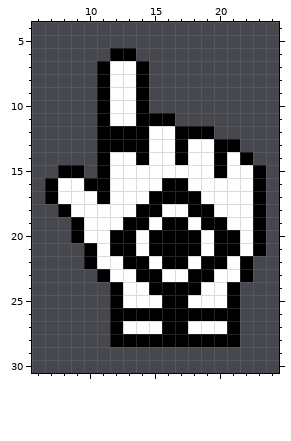
Pixel-art sprite, stored at src/hand2.png. Above, as it was before the edit.
The file is 32x32 pixels. Shown: x 6..24, y 4..30.
New version:
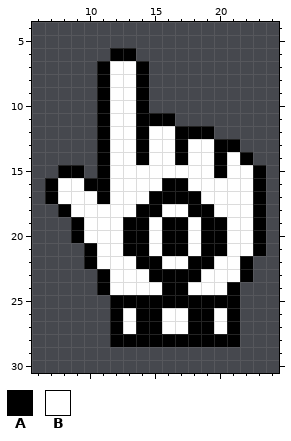
Palette (. is transparent): A #000000  B #ffffff
From old to new:
{"y":12,"x":12,"old":"AA","new":"BB"}
{"y":13,"x":12,"old":"AA","new":"BB"}
{"y":20,"x":12,"old":"A","new":"B"}
{"y":20,"x":14,"old":"BA","new":"AB"}
{"y":20,"x":18,"old":"AB","new":"BA"}
{"y":20,"x":21,"old":"A","new":"B"}
{"y":21,"x":12,"old":"A","new":"B"}
{"y":21,"x":14,"old":"BA","new":"AB"}
{"y":21,"x":18,"old":"AB","new":"BA"}
{"y":21,"x":21,"old":"A","new":"B"}
{"y":22,"x":13,"old":"A","new":"B"}
{"y":22,"x":15,"old":"BAAB","new":"ABBA"}
{"y":22,"x":20,"old":"A","new":"B"}
{"y":23,"x":14,"old":"A","new":"B"}
{"y":23,"x":16,"old":"BB","new":"AA"}
{"y":23,"x":19,"old":"A","new":"B"}
{"y":24,"x":11,"old":".A","new":"AB"}
{"y":24,"x":15,"old":"A","new":"B"}
{"y":24,"x":18,"old":"A","new":"B"}
{"y":25,"x":13,"old":"BBB","new":"AAA"}
{"y":25,"x":18,"old":"BBB","new":"AAA"}
{"y":26,"x":13,"old":"A","new":"B"}
{"y":26,"x":16,"old":"AA","new":"BB"}
{"y":26,"x":20,"old":"A","new":"B"}
{"y":27,"x":14,"old":"BBAABB","new":"AABBAA"}
